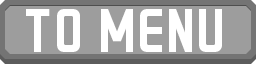
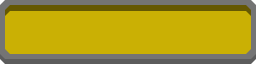
Layer changes from the first 256×64 image to the second:
renamed "RetryText copy" to "ToMenu Text", hid the group it (2 layers) over [26, 9, 222, 54]
hid "TO MENU" over [26, 9, 222, 52]
hid group "BaseButton" (3 layers) over [5, 5, 251, 54]
showed group "PressedButtonButBetter" (3 layers) over [5, 5, 251, 54]
